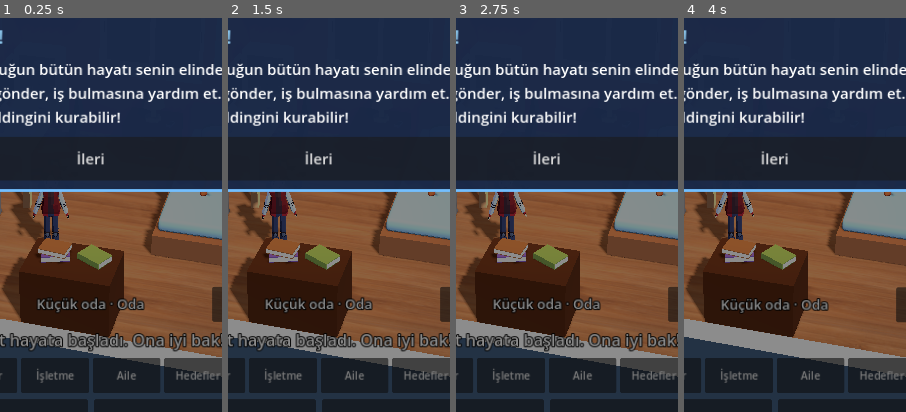
Above: before the commit, frames 1-4 (left to right).
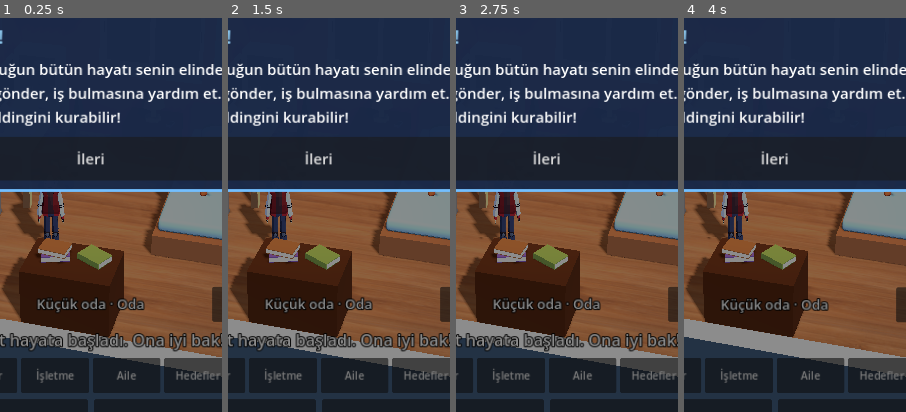
Above: after the commit, the same moments.

Repository: ismetcabbar9-oss/Dilenci
Game: Godot game, scene res://scenes/main.tscn
Same seed, same stepped clock (60 frames per second), same inputs: the game is played once before the commit and once after it.
Inputs:
- Up to frame 1 (0.25 s): no input
- Up to frame 2 (1.5 s): click "Oyna" at 0.5 s; click "Oyna" at 1.25 s
- Up to frame 3 (2.75 s): click "II" at 2 s
- Up to frame 4 (4 s): click "1x" at 2.75 s; click "3x" at 3.5 s
The pictures show only the part of the screen within x 30-80%, y 37-87%; the shares and areas given below are measured in that part.

The runs differ from the first frame. In frame 1, 0.4% of the frame differs, in the area x 7-32%, y 44-56%; in frame 2, 0.5%; in frame 3, 0.5%, in the area x 3-32%, y 44-57%; in frame 4, 0.5%.

Commit message:
Animasyon ve renk: kemik yönlendirmeli kod animasyonları (yürüme, yeme, yıkanma, yazma, zıplama, el sallama) kadın, çocuk ve erkek modelleri için; aynı odadaki eylemlerin başlamaması hatası düzeltildi; tekne ve yazlık renklendirildi
Co-Authored-By: Claude Opus 5.5 <noreply@anthropic.com>
Claude-Session: https://claude.ai/code/session_01Njhua5HdieXmhM4secDQqv

Diff:
--- a/scripts/character.gd
+++ b/scripts/character.gd
@@ -33,11 +33,16 @@
 var _leg_scale := 1.0
 var _leg_bones: Array[int] = []
 var _arm_bones: Array[int] = []   # T-pozundaki çocuk modellerinin kolları indirilir
+## Mixamo iskeletli modeller (kadın, çocuklar) için kodla animasyon: kemik adı -> indeks
+var _rig := {}
+var _is_mixamo := false
+const ACTION_SECONDS := 2.2
 var _hip_height := 0.9
 var _idle_anim := ""
 var _walk_anim := ""
 var _moving := false
 var _pending_action := ""
+var _pending_wait := 0.0
 var _action_kind := ""
 var _action_time := 0.0
 const ACTION_ANIMS := {"play": "jump", "eat": "picking", "wash": "picking"}
@@ -96,6 +101,8 @@
 	_spine_bone = -1
 	_leg_bones.clear()
 	_arm_bones.clear()
+	_rig = {}
+	_is_mixamo = false
 	_idle_anim = ""
 	_walk_anim = ""
 	var scene: PackedScene = load(MODELS.get(model_key, MODELS.male))
@@ -123,6 +130,23 @@
 				_leg_bones.append(i)
 			if model_key.begins_with("kid_") and (n.contains("leftarm") or n.contains("rightarm")):
 				_arm_bones.append(i)
+			# Erkek modeli: üst kol "Shoulder.L/R", ön kol "Forearm.L/R"
+			if n.begins_with("shoulder.l"):
+				_rig["leftarm_"] = i
+			elif n.begins_with("shoulder.r"):
+				_rig["rightarm_"] = i
+			elif n.begins_with("forearm.l"):
+				_rig["leftforearm"] = i
+			elif n.begins_with("forearm.r"):
+				_rig["rightforearm"] = i
+			if n.contains("mixamorig"):
+				_is_mixamo = true
+				for key in ["leftupleg", "rightupleg", "leftleg_", "rightleg_", "leftarm_", "rightarm_",
+						"leftforearm", "rightforearm", "lefthand_", "righthand_", "head_", "neck_"]:
+					if n.contains(key) and not _rig.has(key):
+						_rig[key] = i
+				if n.contains("spine_") and not _rig.has("spine"):
+					_rig["spine"] = i
 
 	# Boyu normalize et: kafa kemiği yüksekliği ≈ boyun %87'si.
 	# (Skinned mesh kutuları iskelet dönüşümünü yansıtmadığı için kemikten ölçülüyor.)
@@ -169,6 +193,7 @@
 ## Eylem tepkisi (hedefe varınca oynar).
 func play_action(kind: String) -> void:
 	_pending_action = kind
+	_pending_wait = 0.0
 
 
 func _start_action(kind: String) -> void:
@@ -189,6 +214,12 @@
 func _process(delta: float) -> void:
 	_time += delta
 	_action_time += delta
+	# Yürümeye gerek kalmadıysa (zaten oradaysa) bekleyen eylemi kısa süre sonra başlat
+	if _pending_action != "" and not _moving:
+		_pending_wait += delta
+		if _pending_wait > 0.15:
+			_start_action(_pending_action)
+			_pending_action = ""
 	# Animasyonlu eylem bitince bekleme animasyonuna dön
 	if _action_kind == "anim" and _anim and not _anim.is_playing():
 		_action_kind = ""
@@ -208,7 +239,7 @@
 		_body_root.rotation.x = lerpf(_body_root.rotation.x, 0.0, delta * 5.0)
 		var y := 0.0
 		# Animasyonu olmayan model için basit eylem tepkileri (~1.5 sn)
-		if _action_time < 1.5:
+		if _action_time < ACTION_SECONDS:
 			match _action_kind:
 				"play", "social", "date":
 					y = absf(sin(_action_time * 7.0)) * 0.25 * (1.5 - _action_time)
@@ -230,12 +261,16 @@
 	# Çocukken bacaklar kısa; model yere değsin diye aşağı kaydırılır
 	for b in _leg_bones:
 		_skeleton.set_bone_pose_scale(b, Vector3.ONE * _leg_scale)
-	# Kolları T-pozundan indir, hafifçe salla
-	for b in _arm_bones:
-		var rest := _skeleton.get_bone_rest(b).basis.get_rotation_quaternion()
-		var swing := sin(_time * (6.0 if _moving else 1.3)) * (0.35 if _moving else 0.04)
-		_skeleton.set_bone_pose_rotation(b, rest * Quaternion(Vector3(1, 0, 0), 1.25 + swing))
 	_model.position.y = -_hip_height * (1.0 - _leg_scale)
+	if _is_mixamo:
+		_animate_mixamo(asleep)
+		return
+	# Erkek modeli: animasyonu olmayan eylemlerde kolları yönle poza sok
+	if not asleep and not _moving and _action_time < ACTION_SECONDS and _action_kind in ["study", "work", "manage", "wash", "social", "date"]:
+		var tl := _action_arm_targets(_action_kind, _time)
+		if not tl.is_empty():
+			_aim_arm("leftarm_", "leftforearm", "", tl[0], tl[1])
+			_aim_arm("rightarm_", "rightforearm", "", tl[2], tl[3])
 	if _anim == null and _spine_bone >= 0:
 		var rest := _skeleton.get_bone_rest(_spine_bone).basis.get_rotation_quaternion()
 		var speed := 0.6 if asleep else 1.2
@@ -243,6 +278,124 @@
 		var sway := Quaternion(Vector3(0, 0, 1), sin(_time * speed) * amount) \
 			* Quaternion(Vector3(1, 0, 0), sin(_time * speed * 2.0) * amount * 0.5)
 		_skeleton.set_bone_pose_rotation(_spine_bone, rest * sway)
+
+
+## Kodla animasyon (Mixamo iskeleti): yürüme, bekleme ve eylem pozları.
+## Bacak/diz/bel/baş X ekseninde döndürülür. Kollar ise karakterin kendi uzayında verilen
+## yönlere "nişanlanır" (modelin T-poz/A-poz farkından bağımsız çalışır).
+## Karakter uzayı: +Z ileri (yüz), +X karakterin solu, +Y yukarı.
+func _animate_mixamo(asleep: bool) -> void:
+	var t := _time
+	var legs := {"leftupleg": 0.0, "rightupleg": 0.0, "leftleg_": 0.0, "rightleg_": 0.0, "spine": sin(t * 2.4) * 0.02, "head_": sin(t * 0.7) * 0.05}
+	# Kol yönleri: [üst kol, ön kol] sol ve sağ için
+	var sway := sin(t * 1.3) * 0.05
+	var l_up := Vector3(0.18, -1.0, sway)
+	var l_lo := Vector3(0.1, -1.0, 0.25)
+	var r_up := Vector3(-0.18, -1.0, -sway)
+	var r_lo := Vector3(-0.1, -1.0, 0.25)
+	if asleep:
+		pass
+	elif _moving:
+		var w := t * 8.0
+		legs.leftupleg = sin(w) * 0.5
+		legs.rightupleg = -sin(w) * 0.5
+		legs.leftleg_ = maxf(0.0, -sin(w)) * 0.7
+		legs.rightleg_ = maxf(0.0, sin(w)) * 0.7
+		l_up = Vector3(0.15, -1.0, -sin(w) * 0.55)
+		r_up = Vector3(-0.15, -1.0, sin(w) * 0.55)
+		l_lo = l_up + Vector3(0, 0, 0.45)
+		r_lo = r_up + Vector3(0, 0, 0.45)
+	elif _action_time < ACTION_SECONDS:
+		var fade := clampf(minf(_action_time * 4.0, (ACTION_SECONDS - _action_time) * 4.0), 0.0, 1.0)
+		var dl := [l_up, l_lo, r_up, r_lo]
+		var tl := _action_arm_targets(_action_kind, t)
+		if tl.is_empty():
+			tl = dl
+		match _action_kind:
+			"eat":
+				legs.head_ = 0.1
+			"study", "work", "manage":
+				legs.head_ = 0.35
+				legs.spine = 0.12
+			"play":
+				legs.leftleg_ = absf(sin(t * 7.0)) * 0.5
+				legs.rightleg_ = legs.leftleg_
+		l_up = dl[0].lerp(tl[0], fade)
+		l_lo = dl[1].lerp(tl[1], fade)
+		r_up = dl[2].lerp(tl[2], fade)
+		r_lo = dl[3].lerp(tl[3], fade)
+
+	_set_bone("leftupleg", Quaternion(Vector3(1, 0, 0), legs.leftupleg))
+	_set_bone("rightupleg", Quaternion(Vector3(1, 0, 0), legs.rightupleg))
+	_set_bone("leftleg_", Quaternion(Vector3(1, 0, 0), -legs.leftleg_))
+	_set_bone("rightleg_", Quaternion(Vector3(1, 0, 0), -legs.rightleg_))
+	_set_bone("spine", Quaternion(Vector3(1, 0, 0), legs.spine))
+	_set_bone("head_", Quaternion(Vector3(1, 0, 0), legs.head_))
+	if not asleep:
+		_aim_arm("leftarm_", "leftforearm", "lefthand_", l_up, l_lo)
+		_aim_arm("rightarm_", "rightforearm", "righthand_", r_up, r_lo)
+
+
+## Eylem için kol yönleri [sol üst, sol ön, sağ üst, sağ ön] (karakter uzayı). Yoksa boş.
+func _action_arm_targets(kind: String, t: float) -> Array:
+	var l_up := Vector3(0.18, -1.0, 0.0)
+	var l_lo := Vector3(0.1, -1.0, 0.25)
+	match kind:
+		"eat":  # Sağ el ağza
+			return [l_up, l_lo, Vector3(-0.25, -0.75, 0.6), Vector3(0.35, 0.9 + sin(t * 9.0) * 0.25, 0.2)]
+		"wash":  # İki el başın üstünde ovuşturma
+			var rub := sin(t * 10.0) * 0.3
+			return [Vector3(0.7, 0.7, 0.1), Vector3(-0.8, 0.4 + rub, 0.1), Vector3(-0.7, 0.7, 0.1), Vector3(0.8, 0.4 - rub, 0.1)]
+		"study", "work", "manage":  # Eğilip yazma
+			var tap := sin(t * 14.0) * 0.12
+			return [Vector3(0.25, -0.8, 0.55), Vector3(-0.15, -0.15 + tap, 1.0), Vector3(-0.25, -0.8, 0.55), Vector3(0.15, -0.15 - tap, 1.0)]
+		"play":  # Kollar havada
+			return [Vector3(0.45, 1.0, 0.1), Vector3(0.3, 1.0, 0.0), Vector3(-0.45, 1.0, 0.1), Vector3(-0.3, 1.0, 0.0)]
+		"social", "date":  # Sağ el ile el sallama
+			return [l_up, l_lo, Vector3(-1.0, 0.45, 0.1), Vector3(-0.25 + sin(t * 10.0) * 0.45, 1.0, 0.1)]
+	return []
+
+
+## Üst kolu ve ön kolu karakter uzayında verilen yönlere çevir.
+func _aim_arm(arm_key: String, fore_key: String, hand_key: String, up_dir: Vector3, lo_dir: Vector3) -> void:
+	if not (_rig.has(arm_key) and _rig.has(fore_key)):
+		return
+	var arm: int = _rig[arm_key]
+	var fore: int = _rig[fore_key]
+	var hand: int = _rig.get(hand_key, -1)
+	if hand < 0:
+		var kids := _skeleton.get_bone_children(fore)
+		if kids.is_empty():
+			return
+		hand = kids[0]
+	# Karakter uzayından iskelet uzayına
+	var to_skel := _skeleton.global_transform.basis.inverse() * global_transform.basis
+	var parent := _skeleton.get_bone_parent(arm)
+	var parent_g: Transform3D = _skeleton.get_bone_global_pose(parent) if parent >= 0 else Transform3D.IDENTITY
+	var arm_g := _aim_one(arm, fore, parent_g, (to_skel * up_dir).normalized())
+	_aim_one(fore, hand, arm_g, (to_skel * lo_dir).normalized())
+
+
+func _aim_one(bone: int, child: int, parent_g: Transform3D, dir: Vector3) -> Transform3D:
+	var rest := _skeleton.get_bone_rest(bone)
+	var g := parent_g * rest
+	var cur := (g.basis * _skeleton.get_bone_rest(child).origin).normalized()
+	if cur.length() < 0.001 or dir.length() < 0.001:
+		return g
+	var q := Quaternion(cur, dir) if cur.dot(dir) > -0.999 else Quaternion(g.basis.x.normalized(), PI)
+	var new_basis := Basis(q) * g.basis
+	var local := parent_g.basis.inverse() * new_basis
+	_skeleton.set_bone_pose_rotation(bone, local.get_rotation_quaternion())
+	return Transform3D(new_basis, g.origin)
+
+
+func _set_bone(key: String, q: Quaternion) -> void:
+	if not _rig.has(key):
+		return
+	var b: int = _rig[key]
+	if key == "head_":
+		_skeleton.set_bone_pose_scale(b, Vector3.ONE * _head_scale)
+	_skeleton.set_bone_pose_rotation(b, _skeleton.get_bone_rest(b).basis.get_rotation_quaternion() * q)
 
 
 func _pick_anim(include: Array, exclude: Array) -> String:
--- a/scripts/home.gd
+++ b/scripts/home.gd
@@ -35,8 +35,8 @@
 # Bahçede sergilenen lüks varlıklar: model, sahnedeki yuva (bahçe merkezine göre), en büyük boyut
 const LUXURY_MODELS := {
 	"car": {"path": "res://assets/models/luxury/cars.glb", "slot": Vector3(-1.1, 0, 0.75), "size": 1.25, "keep": "Sedan"},
-	"boat": {"path": "res://assets/models/luxury/boat.glb", "slot": Vector3(0.05, 0, 0.8), "size": 1.1},
-	"summer_house": {"path": "res://assets/models/luxury/summer_house.glb", "slot": Vector3(-1.1, 0, -0.85), "size": 1.2},
+	"boat": {"path": "res://assets/models/luxury/boat.glb", "slot": Vector3(0.05, 0, 0.8), "size": 1.1, "paint": "boat"},
+	"summer_house": {"path": "res://assets/models/luxury/summer_house.glb", "slot": Vector3(-1.1, 0, -0.85), "size": 1.2, "paint": "house"},
 	"yacht": {"path": "res://assets/models/luxury/yacht.glb", "slot": Vector3(1.15, 0, 0.75), "size": 1.25},
 	"jet": {"path": "res://assets/models/luxury/jet.glb", "slot": Vector3(0.05, 0, -0.75), "size": 1.2},
 	"island": {"path": "res://assets/models/luxury/island.glb", "slot": Vector3(1.05, 0.55, -0.8), "scale": 0.024},
@@ -113,6 +113,8 @@
 			for child in n.find_children("SHTV_Prefab_*", "Node3D", true, false):
 				child.visible = String(child.name).contains(d.keep)
 		_fix_vertex_colors(n)
+		if d.has("paint"):
+			_paint(n, d.paint)
 		if d.has("scale"):
 			# Kutusu yanıltıcı modeller (ör. ada: uzak bulutlar/şelale): orijine göre yerleştir
 			n.scale = Vector3.ONE * float(d.scale)
@@ -139,6 +141,58 @@
 	mi.material_override = mat
 	mi.position = pos
 	_garden.add_child(mi)
+
+
+## Dokusuz (beyaz) gelen modelleri parça boyutlarına göre renklendir.
+static func _paint(root: Node3D, style: String) -> void:
+	var meshes := root.find_children("*", "MeshInstance3D", true, false)
+	if style == "boat":
+		for mi in meshes:
+			if String(mi.name).begins_with("Plane"):
+				mi.visible = false  # modelle gelen büyük zemin düzlemi
+			else:
+				mi.material_override = _mat(Color(0.86, 0.22, 0.2), 0.4)
+		return
+	# Yazlık: parçaları boyut ve yüksekliğe göre sınıfla
+	var total := AABB()
+	var first := true
+	for mi in meshes:
+		var b: AABB = mi.global_transform * mi.mesh.get_aabb()
+		total = b if first else total.merge(b)
+		first = false
+	var wall := _mat(Color(0.97, 0.94, 0.87), 0.9)
+	var floor_m := _mat(Color(0.78, 0.58, 0.38), 0.8)
+	var base := _mat(Color(0.86, 0.8, 0.68), 0.95)
+	var glass := _mat(Color(0.45, 0.7, 0.9), 0.2)
+	var metal := _mat(Color(0.32, 0.33, 0.36), 0.6)
+	var leaf := _mat(Color(0.3, 0.68, 0.3), 0.9)
+	var trunk := _mat(Color(0.55, 0.38, 0.22), 0.9)
+	for mi in meshes:
+		var b: AABB = mi.global_transform * mi.mesh.get_aabb()
+		var rel_y := (b.position.y - total.position.y) / maxf(total.size.y, 0.001)
+		var big := maxf(b.size.x, b.size.z) / maxf(maxf(total.size.x, total.size.z), 0.001)
+		var flat := b.size.y < 0.06 * maxf(b.size.x, b.size.z)
+		var m: Material = wall
+		if rel_y < 0.08 and big > 0.6:
+			m = base
+		elif flat and big > 0.25:
+			m = floor_m
+		elif flat:
+			m = glass
+		elif big < 0.08 and b.size.y > 2.0 * maxf(b.size.x, b.size.z):
+			m = trunk
+		elif big < 0.08:
+			m = metal
+		elif big < 0.2 and rel_y > 0.45:
+			m = leaf
+		mi.material_override = m
+
+
+static func _mat(c: Color, rough: float) -> StandardMaterial3D:
+	var m := StandardMaterial3D.new()
+	m.albedo_color = c
+	m.roughness = rough
+	return m
 
 
 ## Köşe rengi (vertex color) kullanan modellerde rengi görünür yap.
--- a/tools/screenshot.gd
+++ b/tools/screenshot.gd
@@ -74,6 +74,15 @@
 			var gs = root.get_node("GameState")
 			gs.acted.emit(a.substr(4))
 			main._away_timer = 1000.0  # Ekran görüntüsü için mekânda kal
+			if args.has("pose"):  # Eylem pozunun ortasında yakala
+				for j in 200:
+					await process_frame
+					if main.character._action_kind != "" and main.character._action_time > 0.6:
+						break
+				await RenderingServer.frame_post_draw
+				root.get_texture().get_image().save_png(out)
+				quit()
+				return
 		if a == "sleep":
 			root.get_node("GameState").sleeping = true
 			root.get_node("GameState").changed.emit()
